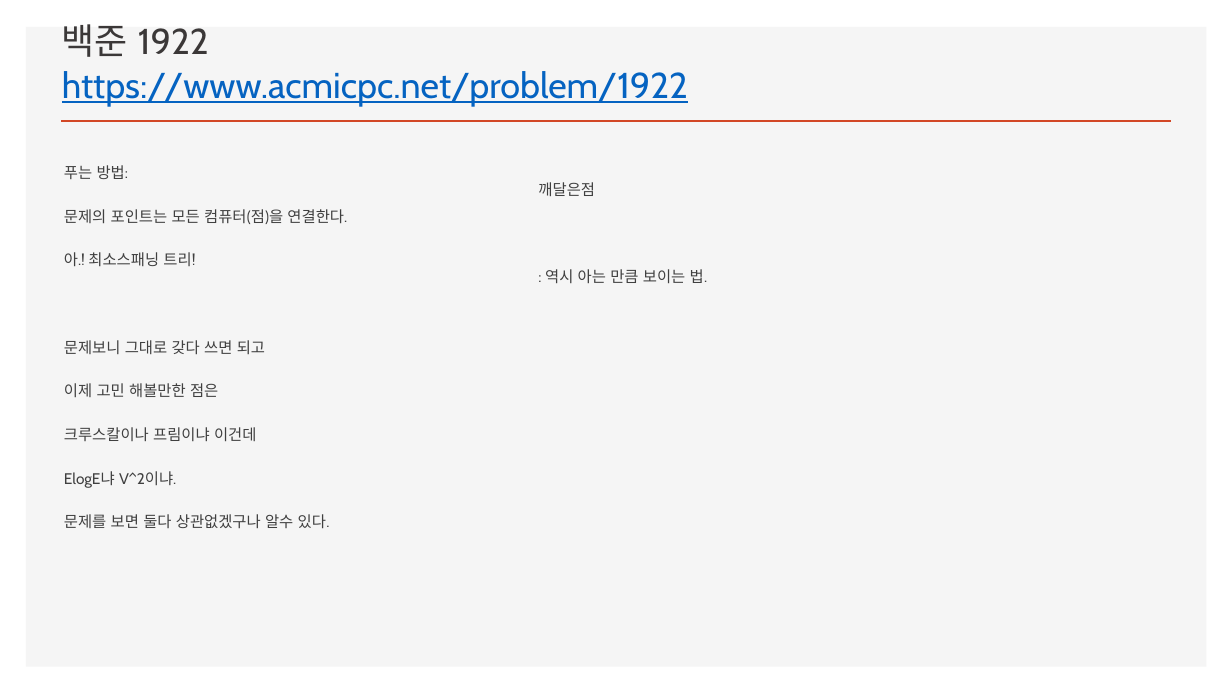
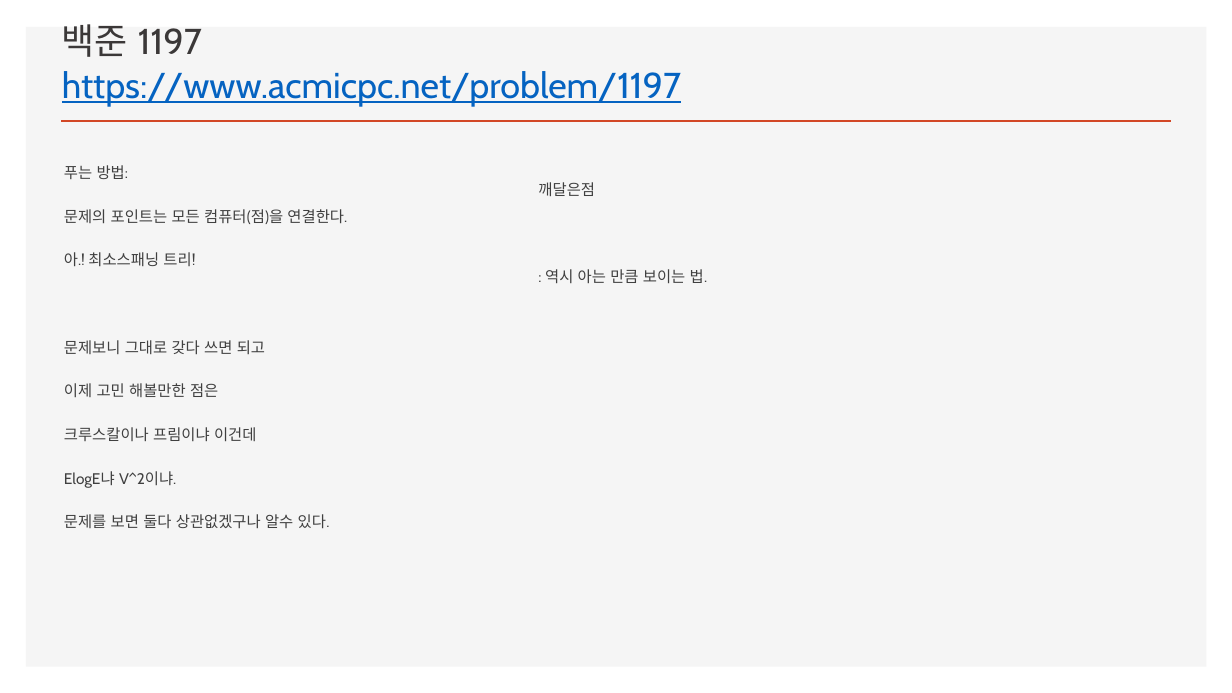
Before and after one commit to ckdgus0505/ACM, a slide deck: slide 5 of PPT 발표자료/이동석 2019년 8월 24일 알고스 문제풀이.pptx (slide 4 before the commit). Drawn at 1232x693 pixels with LibreOffice and Linux fonts; fonts in the diff are those of the drawing. Boxes give left, top, right and bottom in pixels: in the first picture for what was removed or moved away, otherwise in the second. Text is boxed around its words. In the diff, an @@ line names an element or a change of style, - is before the commit and + after.

```diff
--- a/PPT 발표자료/이동석 2019년 8월 24일 알고스 문제풀이.pptx
+++ b/PPT 발표자료/이동석 2019년 8월 24일 알고스 문제풀이.pptx
@@ title at [62, 24, 681, 106]: text changed @@
-백준 1922
-https://www.acmicpc.net/problem/1922
+백준 1197
+https://www.acmicpc.net/problem/1197
```
Also in this commit, not shown: 1 slide added, 7 slides removed.
